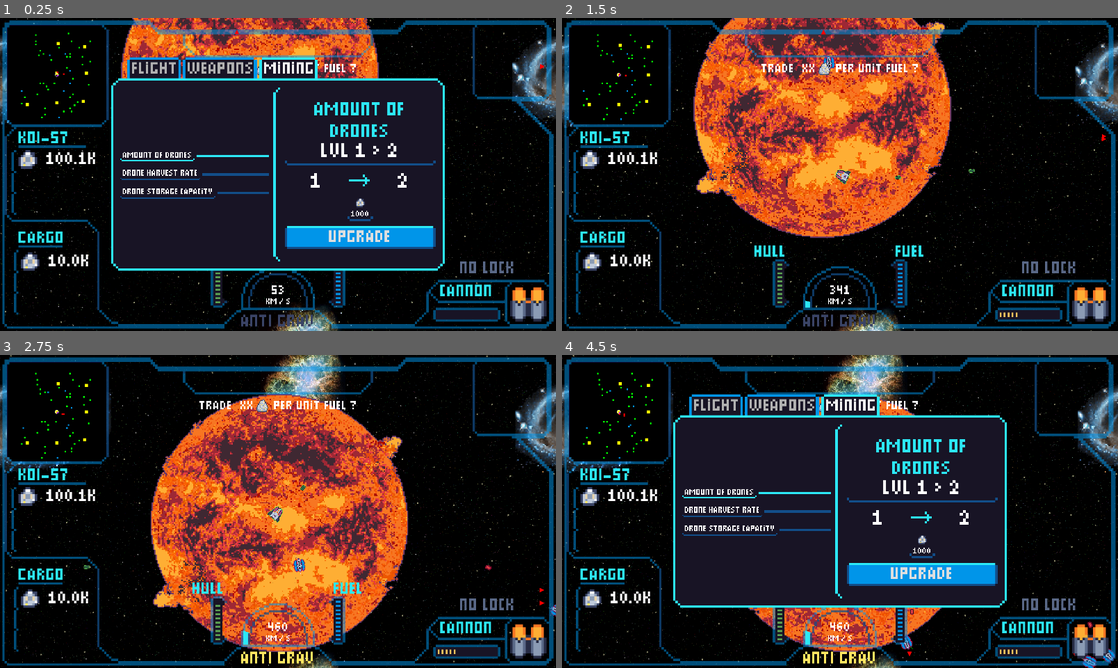
Above: before the commit, frames 1-4 (two rows, left to right).
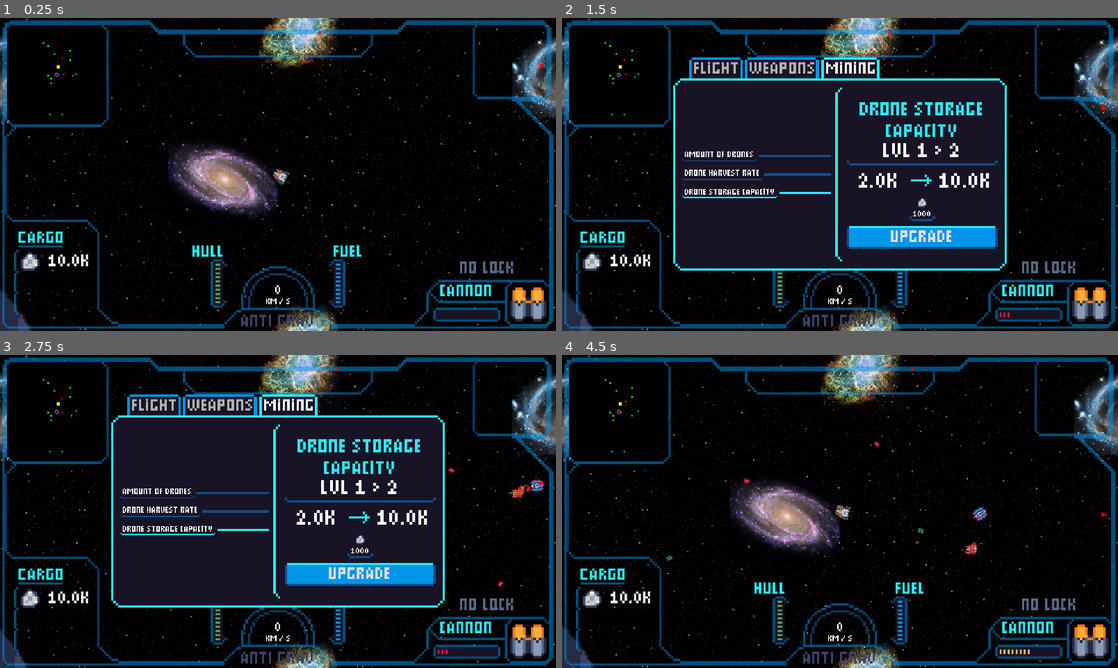
Above: after the commit, the same moments.

Repository: AdithaD/hyper-space-man-dx
Game: Godot game, scene res://main_new_gui.tscn
Same seed, same stepped clock (60 frames per second), same inputs: the game is played once before the commit and once after it.
Inputs (mouse positions are in pixels of both pictures, inside the frame that each line leads up to):
- Up to frame 1 (0.25 s): no input
- Up to frame 2 (1.5 s): tap Enter at 0.5 s; move the mouse to (962, 158) at 0.52 s; press the mouse at (962, 158) at 0.53 s; hold Q (toggle_upgrade_screen) 0.53-1.25 s; release the mouse at (962, 158) at 1.25 s; drag from (728, 190) to (812, 36) at 1.27 s
- Up to frame 3 (2.75 s): move the mouse to (333, 442) at 2.02 s; hold Q (toggle_upgrade_screen) from 2.03 s (still down); hold V (anti_gravity) from 2.03 s (still down); click (333, 442) at 2.3 s
- Up to frame 4 (4.5 s): release Q (toggle_upgrade_screen) at 2.75 s; release V (anti_gravity) at 2.75 s; drag from (812, 574) to (645, 567) at 2.77 s; move the mouse to (1006, 558) at 3.52 s; hold F (interact) 3.53-4.25 s; click (1006, 558) at 3.8 s; drag from (673, 464) to (840, 520) at 4.27 s

The runs differ from the first frame. In frame 1, 46% of the frame differs, in the area x 0-100%, y 0-100%; in frame 2, 49%; in frame 3, 49%; in frame 4, 48%.

Commit message:
various minor changes

Diff:
--- a/main_new_gui.tscn
+++ b/main_new_gui.tscn
@@ -195,8 +195,8 @@
 repeat_size = Vector2(1920, 1080)
 repeat_times = 7
 
-[node name="Sprite2D" type="Sprite2D" parent="World/Parallax2D2"]
-texture = ExtResource("4_rg3fd")
+[node name="Sprite2D2" type="Sprite2D" parent="World/Parallax2D2"]
+texture = ExtResource("5_x37fm")
 
 [node name="Parallax2D3" type="Parallax2D" parent="World"]
 scroll_scale = Vector2(0.18, 0.18)
@@ -204,14 +204,14 @@
 repeat_times = 7
 
 [node name="Sprite2D" type="Sprite2D" parent="World/Parallax2D3"]
-texture = ExtResource("5_x37fm")
+texture = ExtResource("4_rg3fd")
 
 [node name="SolarSystemSpawner" type="Node2D" parent="World" node_paths=PackedStringArray("player")]
 unique_name_in_owner = true
 script = ExtResource("4_w3ij2")
 player = NodePath("../../Player")
 solar_system_scene = ExtResource("5_7bfjq")
-grid_size = 5000
+grid_size = 10000
 min_distance = 24000
 max_distance = 64000
 min_planets = 5
@@ -420,6 +420,7 @@
 
 [node name="TradePrompt" type="HBoxContainer" parent="CanvasLayer/GUI/HUDMargin/HUD/TopCenterPrompts/Prompt"]
 unique_name_in_owner = true
+visible = false
 layout_mode = 0
 offset_right = 40.0
 offset_bottom = 40.0
@@ -733,6 +734,7 @@
 crosshair_texture = ExtResource("32_2dtma")
 
 [node name="UpgradeScreen" type="Control" parent="CanvasLayer/GUI"]
+visible = false
 layout_mode = 1
 anchors_preset = 8
 anchor_left = 0.5
--- /dev/null
+++ b/player/engine_particles.tres
@@ -0,0 +1,33 @@
+[gd_resource type="ParticleProcessMaterial" load_steps=5 format=3 uid="uid://bktlh6igigio5"]
+
+[sub_resource type="Gradient" id="Gradient_v7o0r"]
+interpolation_mode = 2
+interpolation_color_space = 1
+offsets = PackedFloat32Array(0.137931, 0.494253, 1)
+colors = PackedColorArray(6.93083e-06, 0.662063, 0.948984, 1, 0.924537, 0.532279, 0.34906, 1, 0.485703, 0.485704, 0.485703, 1)
+
+[sub_resource type="GradientTexture1D" id="GradientTexture1D_diofh"]
+gradient = SubResource("Gradient_v7o0r")
+
+[sub_resource type="Curve" id="Curve_ookc1"]
+_data = [Vector2(0, 1), 0.0, 0.0, 0, 0, Vector2(0.118812, 0.824176), -2.63599, -2.63599, 0, 0, Vector2(1, 0.120879), 0.0, 0.0, 0, 0]
+point_count = 3
+
+[sub_resource type="CurveTexture" id="CurveTexture_53gj3"]
+curve = SubResource("Curve_ookc1")
+
+[resource]
+particle_flag_disable_z = true
+angle_min = -59.1
+angle_max = 22.9
+direction = Vector3(-1, 0, 0)
+spread = 14.696
+initial_velocity_min = 115.46
+initial_velocity_max = 192.2
+gravity = Vector3(0, 0, 0)
+linear_accel_min = -65.28
+linear_accel_max = -6.98
+scale_min = 4.0
+scale_max = 5.0
+scale_curve = SubResource("CurveTexture_53gj3")
+color_ramp = SubResource("GradientTexture1D_diofh")
--- a/player/player.tscn
+++ b/player/player.tscn
@@ -3,7 +3,6 @@
 [ext_resource type="Texture2D" uid="uid://dvqjx7kgltby" path="res://player/player.png" id="1_jem3x"]
 [ext_resource type="Script" path="res://player/scripts/player.gd" id="1_utgdb"]
 [ext_resource type="Script" path="res://player/upgrades/tiered_upgrade.gd" id="2_4i6i5"]
-[ext_resource type="Material" uid="uid://c1nu5ip1icxal" path="res://player/engine_particle_process_material.tres" id="2_i7ooq"]
 [ext_resource type="Script" path="res://player/scripts/ship_engine.gd" id="2_sgfqe"]
 [ext_resource type="Resource" uid="uid://dky8iehrf2ndd" path="res://player/upgrades/instances/upgrade_max_speed.tres" id="3_rxdoq"]
 [ext_resource type="Script" path="res://player/scripts/player_weapon.gd" id="3_yws57"]
@@ -34,6 +33,7 @@
 [ext_resource type="AudioStream" uid="uid://cw2qqjg7kfm2f" path="res://player/sounds/cant_shoot.wav" id="15_4ql6b"]
 [ext_resource type="AudioStream" uid="uid://c0yg8vfuff303" path="res://player/sounds/lock_acquire.wav" id="15_qxkc8"]
 [ext_resource type="Script" path="res://player/mining_interactor.gd" id="18_byx4j"]
+[ext_resource type="Material" uid="uid://bktlh6igigio5" path="res://player/engine_particles.tres" id="21_elfmq"]
 [ext_resource type="AudioStream" uid="uid://cjqt1rs4f5r6p" path="res://player/switch_weapon_sound.wav" id="35_el5xx"]
 
 [sub_resource type="Resource" id="Resource_84uqs"]
@@ -116,16 +116,17 @@
 ray_color = Color(0.388235, 0.780392, 0.301961, 1)
 ray_width = 16
 ray_length = 64.0
+default_duration = 0.1
 
 [node name="EngineParticles1" type="GPUParticles2D" parent="."]
-position = Vector2(-21, 12)
+position = Vector2(-48, 16)
 amount = 16
-process_material = ExtResource("2_i7ooq")
+process_material = ExtResource("21_elfmq")
 
 [node name="EngineParticles2" type="GPUParticles2D" parent="."]
-position = Vector2(-21, -12)
+position = Vector2(-48, -8)
 amount = 16
-process_material = ExtResource("2_i7ooq")
+process_material = ExtResource("21_elfmq")
 
 [node name="Player" type="Sprite2D" parent="."]
 rotation = 1.5708
--- a/player/ray_shooter.gd
+++ b/player/ray_shooter.gd
@@ -3,6 +3,7 @@
 @export var ray_color: Color
 @export var ray_width: int = 4
 @export var ray_length: float = 16
+@export var default_duration := 0.4
 
 class Ray:
 	var origin: Vector2
@@ -27,14 +28,13 @@
 var rays: Array[Ray] = []
 
 func _process(_delta: float) -> void:
-	if not rays.is_empty():
-		queue_redraw()
+	queue_redraw()
 
 func _draw() -> void:
 	for ray in rays:
 		ray.draw(self, ray_length, ray_color, ray_width)
 
-func shoot_ray(origin: Vector2, destination: Vector2, duration: float=0.6) -> void:
+func shoot_ray(origin: Vector2, destination: Vector2, duration: float = default_duration) -> void:
 	var new_ray := Ray.new(origin, destination)
 	rays.append(new_ray)
 
--- a/player/scripts/player.gd
+++ b/player/scripts/player.gd
@@ -232,7 +232,7 @@
 
 	var collision: Dictionary = dss.intersect_ray(query)
 
-	$RayShooter.shoot_ray(origin, destination, 0.3)
+	$RayShooter.shoot_ray(origin, destination)
 	if collision:
 		var hurtbox := collision.collider as HurtboxComponent
 		hurtbox.take_damage(weapon.weapon_damage)
--- a/world/solar_system/planet.tscn
+++ b/world/solar_system/planet.tscn
@@ -10,7 +10,7 @@
 gravity = 1
 
 [node name="AnimatedSprite2D" type="AnimatedSprite2D" parent="."]
-scale = Vector2(4, 4)
+scale = Vector2(8, 8)
 
 [node name="PlayerInteractArea" parent="." instance=ExtResource("2_5eusg")]
 
--- a/world/solar_system/sun.tscn
+++ b/world/solar_system/sun.tscn
@@ -9,7 +9,7 @@
 max_animation_speed = 1.5
 
 [node name="AnimatedSprite2D" type="AnimatedSprite2D" parent="."]
-scale = Vector2(2, 2)
+scale = Vector2(4, 4)
 
 [node name="PlayerInteractArea" parent="." instance=ExtResource("2_6rejd")]
 
